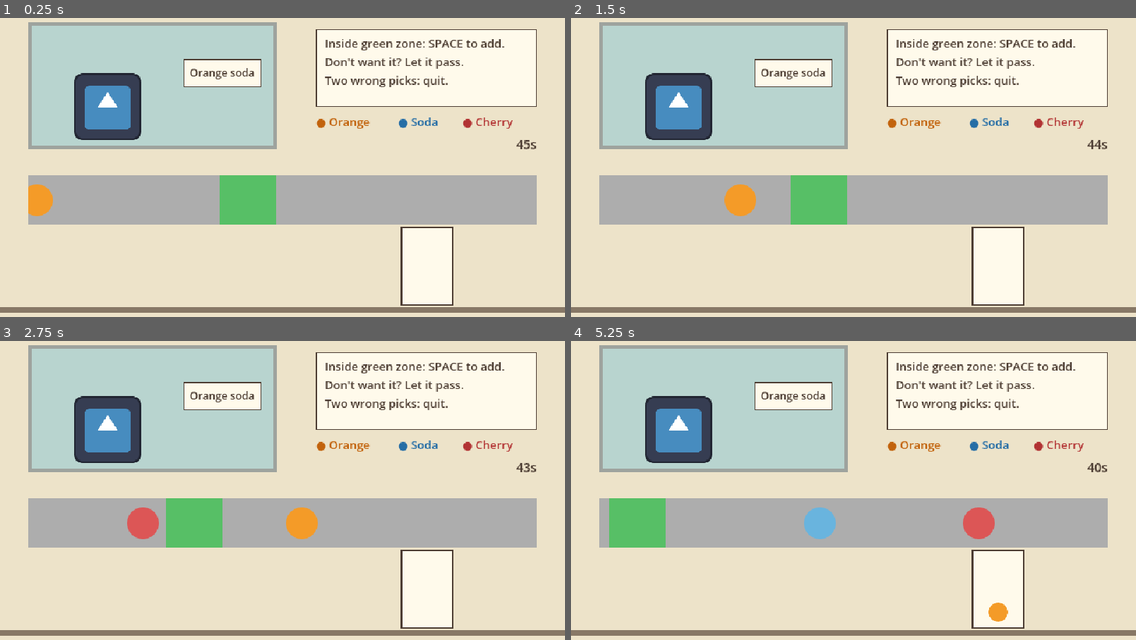
Above: before the commit, frames 1-4 (two rows, left to right).
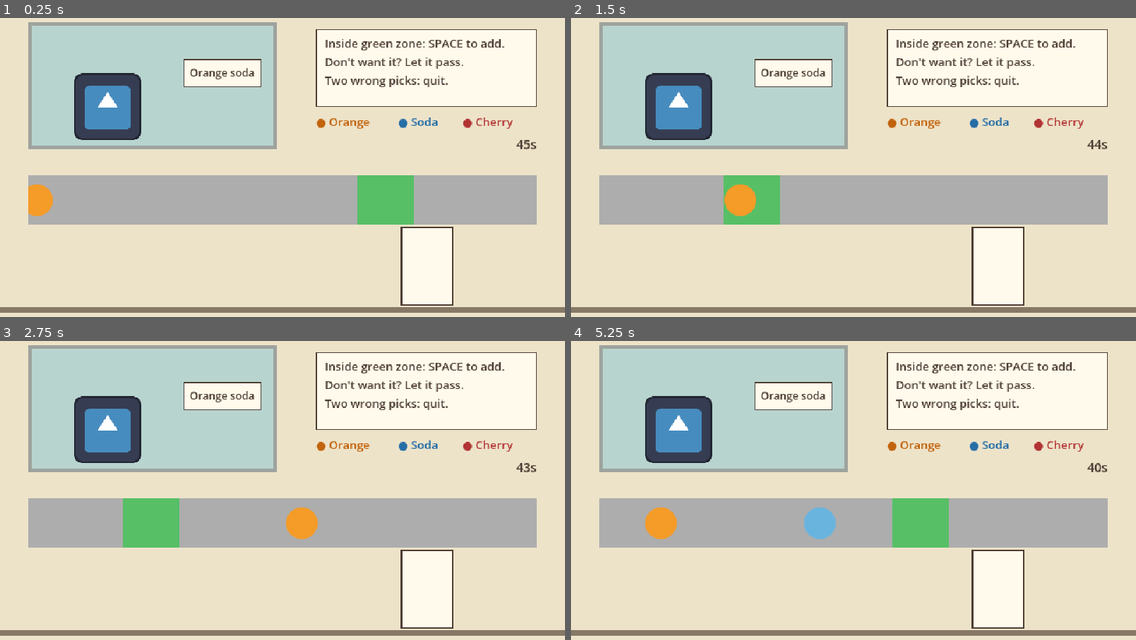
Above: after the commit, the same moments.

Repository: Xunn3714/IMGD2900
Game: Godot game, scene res://scenes/main.tscn
The game is run twice, just before and just after one commit, with the same random seed, the same clock (stepped at 60 frames per second) and the same inputs. The engine's default icon, where the game draws it, is replaced by a stand-in: a white triangle on a blue panel in a dark square.
Inputs:
- Up to frame 1 (0.25 s): no input
- Up to frame 2 (1.5 s): tap Enter at 0.5, 1.35 s; hold Space (add_ingredient) 0.53-1.28 s
- Up to frame 3 (2.75 s): hold Space (add_ingredient) from 2.03 s (still down)
- Up to frame 4 (5.25 s): release Space (add_ingredient) at 2.78 s; tap Enter at 2.85, 4.35 s; hold Space (add_ingredient) 3.53-4.28 s; hold Space (add_ingredient) from 5.03 s (still down)

The runs differ from the first frame. In frame 1, 3.3% of the frame differs, in the area x 38-74%, y 52-70%; in frame 2, 2.8%; in frame 3, 2.5%; in frame 4, 4.1%, in the area x 6-78%, y 52-94%.

Commit message:
Make hit zone move smooth

Diff:
--- a/scripts/main.gd
+++ b/scripts/main.gd
@@ -29,6 +29,8 @@
 @onready var result_title: Label = $Result/Title
 
 var hit_center: float = 484.0
+var hit_zone_speed: float = 110.0
+var hit_zone_direction: float = 1.0
 var rules = Rules.new()
 var textures: Dictionary = {}
 var bag: Array[StringName] = []
@@ -41,7 +43,9 @@
 func _ready() -> void:
 	$CustomerWindow/Customer.texture = customer_art
 	textures = {&"orange": orange_art, &"soda": soda_art, &"cherry": cherry_art}
-	_teleporting_hit_zone()
+	hit_zone_speed = randf_range(140.0, 300.0)
+	hit_zone_direction = 1.0 if randf() < 0.5 else -1.0
+	hit_zone.position = Vector2(hit_center - hit_width * 0.5, 198.0)
 	hit_zone.size = Vector2(hit_width, 56.0)
 	start_round()
 
@@ -66,6 +70,7 @@
 	if rules.finished:
 		restart_delay = maxf(0.0, restart_delay - delta)
 		return
+	_moving_hit_zone(delta)
 	elapsed += delta
 	timer_label.text = "%ds" % maxi(0, ceili(round_duration - elapsed))
 	if elapsed >= round_duration:
@@ -107,7 +112,6 @@
 	ingredient_container.add_child(item)
 	item.configure(kind, textures[kind], ingredient_speed)
 	item.position = Vector2(12.0, TRACK_Y)
-	_teleporting_hit_zone()
 	return item
 
 func select_ingredient() -> void:
@@ -168,11 +172,22 @@
 	result_title.text = "Order ready!" if rules.is_success() else "Time's up!"
 	print("ALPHA_CUP selected=%s mistakes=%d success=%s" % [rules.selected, rules.mistakes, rules.is_success()])
 
-func _teleporting_hit_zone() -> void:
+func _moving_hit_zone(delta: float) -> void:
 	var min_center := TRACK_LEFT + hit_width * 0.5
 	var max_center := TRACK_RIGHT - hit_width * 0.5
-	hit_center = randf_range(min_center, max_center)
-	hit_zone.position = Vector2(hit_center - hit_width * 0.5, 198)
+
+	hit_center += hit_zone_direction * hit_zone_speed * delta
+
+	if hit_center <= min_center:
+		hit_center = min_center
+		hit_zone_direction = 1.0
+		hit_zone_speed = randf_range(140.0, 300.0)
+	elif hit_center >= max_center:
+		hit_center = max_center
+		hit_zone_direction = -1.0
+		hit_zone_speed = randf_range(140.0, 300.0)
+
+	hit_zone.position = Vector2(hit_center - hit_width * 0.5, 198.0)
 
 func _clear_ingredients() -> void:
 	for item in ingredient_container.get_children():
